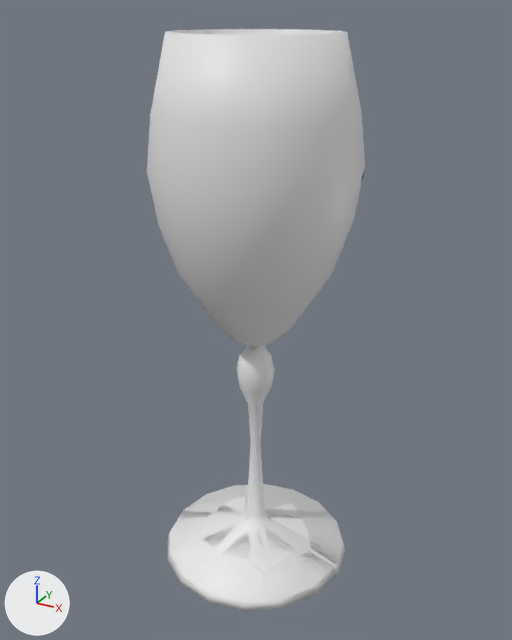
An edit to the Blender file My project/Assets/DestructableAssets/Files/WineGlassDestructable.blend, drawn before and after from the same camera.
Before and after are seen from a 50 mm camera at (0.18, -0.329, 0.339) aimed at (-0.006, 0.01, 0.169). The axes (+X, +Y, +Z) are drawn at lower left. The lights are the same throughout. The picture after the commit comes second.

The older version as bpy lines, for what is in view:
```python
me_mesh = bpy.data.meshes.new('Mesh')
me_mesh.from_pydata(...)  # 368 vertices, 354 faces; spans x -0.061..0.061, y 0.0..0.324, z -0.061..0.061
me_wine_glass_cell_041 = bpy.data.meshes.new('Wine Glass_cell.041')
me_wine_glass_cell_041.from_pydata(...)  # 26 vertices, 11 faces; spans x -0.0207..0.0231, y -0.0167..0.0159, z -0.0044..0.008
me_wine_glass_cell_067 = bpy.data.meshes.new('Wine Glass_cell.067')
me_wine_glass_cell_067.from_pydata(...)  # 32 vertices, 12 faces; spans x -0.0186..0.0206, y -0.0278..0.0183, z -0.0045..0.0069
ob_wine_glass = bpy.data.objects.new('Wine Glass', me_mesh)
ob_wine_glass.location = (-0.0055, 0.0082, 0.0037)
ob_wine_glass.rotation_euler = (1.571, 0.0, 0.0)  # degrees (90, 0, 0)
ob_wine_glass_cell_042 = bpy.data.objects.new('Wine Glass_cell.042', me_wine_glass_cell_041)
ob_wine_glass_cell_042.location = (0.0041, -0.0364, 0.0081)
ob_wine_glass_cell_068 = bpy.data.objects.new('Wine Glass_cell.068', me_wine_glass_cell_067)
ob_wine_glass_cell_068.location = (0.0349, -0.0112, 0.0082)
# also in view: 'Wine Glass_cell.054' at (0.015, -0.005, 0.015); 'Wine Glass_cell.043' at (-0.031, -0.035, 0.01)
```
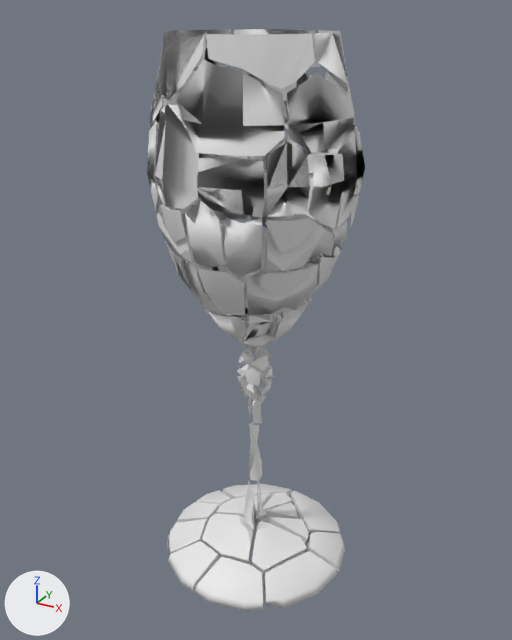
What changed in the scene script:
```text
Remove ob_wine_glass:
    ob_wine_glass = bpy.data.objects.new('Wine Glass', me_mesh)
    ob_wine_glass.location = (-0.0055, 0.0082, 0.0037)
    ob_wine_glass.rotation_euler = (1.571, 0.0, 0.0)  # degrees (90, 0, 0)
```

Boxes [x1, y1, x2, y2] around the edits, measured in the pictures (512 x 640 px):
'Wine Glass', deleted
    before: [147, 29, 365, 610]
'Wine Glass_cell.040', unchanged, uncovered by the edit
    after: [177, 59, 287, 156]
'Wine Glass_cell.020', unchanged, uncovered by the edit
    after: [206, 34, 315, 89]
'Wine Glass_cell.057', unchanged, uncovered by the edit
    after: [287, 73, 355, 153]
'Wine Glass_cell.015', unchanged, uncovered by the edit
    after: [197, 157, 264, 218]
